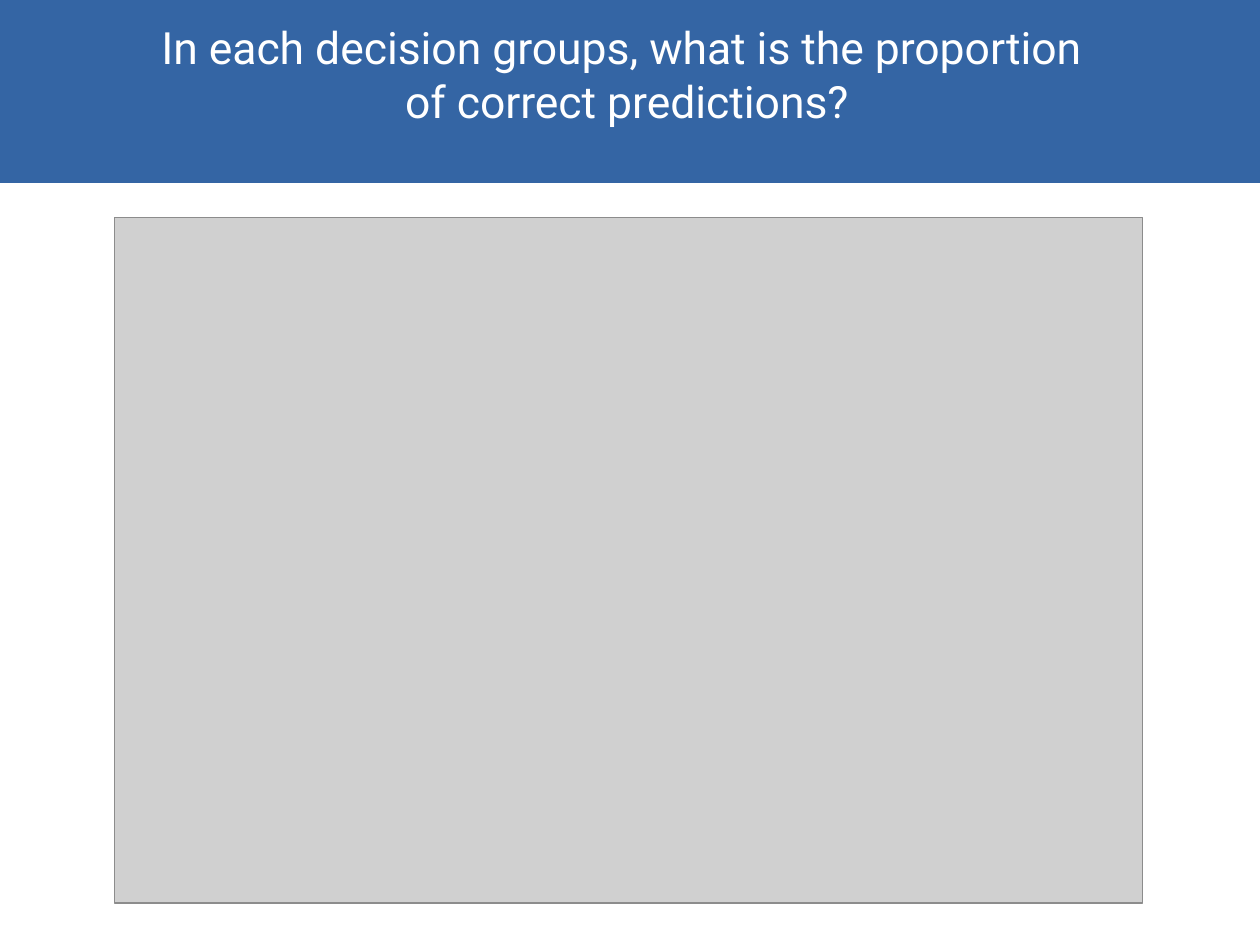
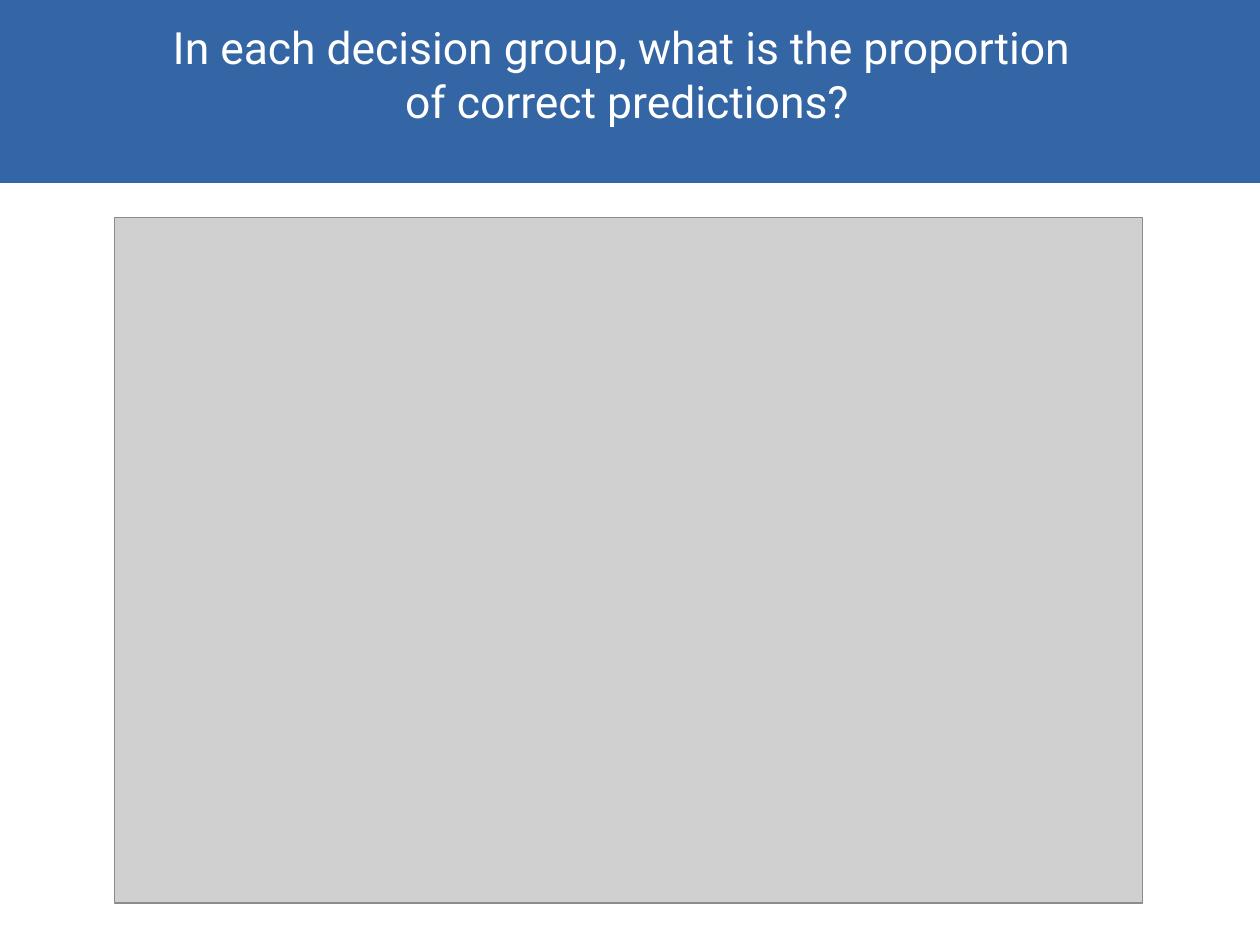
Before and after one commit to akulikova64/BERT_CNN_comparison, a slide deck: slide 17 of analysis/present_12_16_21.odp (slide 14 before the commit). Drawn at 1260x945 pixels with LibreOffice and Linux fonts; fonts in the diff are those of the drawing; grey boxes stand for pictures. Boxes give left, top, right and bottom in pixels: in the first picture for what was removed or moved away, otherwise in the second. Text is boxed around its words. In the diff, an @@ line names an element or a change of style, - is before the commit and + after.

```diff
--- a/analysis/present_12_16_21.odp
+++ b/analysis/present_12_16_21.odp
@@ text at (173, 30, 1069, 74): text changed @@
-In each decision groups, what is the proportion
+In each decision group, what is the proportion
```
Also in this commit, not shown: 9 other slides changed, 8 slides added, 3 slides removed, 4 other files.
